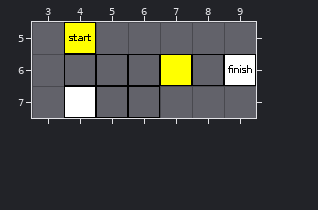
One commit to this Tiled map: src/levels/0001.tmx. The picture above was drawn from the file before the commit.
Cells are 32x32 px. Shown: x 3..9, y 5..7. The old version is drawn lined up with the new one.
Once edited:
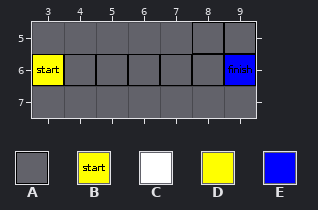
Key: from "tiled": A 0 "base", B 1 "start", C 2 "gate", D 3 "gate", E 7 "gate".
_ is an empty cell.
The edit:
map size 10x10 -> 13x13 cells (old content now starts at 2,1; both pictures use the new coordinates)
Layer "base":
There is now tile A in row 5 at x 8 to 9; in row 6 at x 3.
Tile A is removed in row 5 at x 4; in row 7 at x 4 to 6.
Layer "gates":
The edit turns tile C into tile E in row 6 at x 9.
Tile C is removed in row 7 at x 4.
Tile D is removed in row 6 at x 7.
Layer "triggers":
There is now tile B in row 6 at x 3.
Tile B is removed in row 5 at x 4.
Changed places in both pictures, as pixel boxes (x1, y1, x2, y2):
changed: (32, 22, 256, 118)
